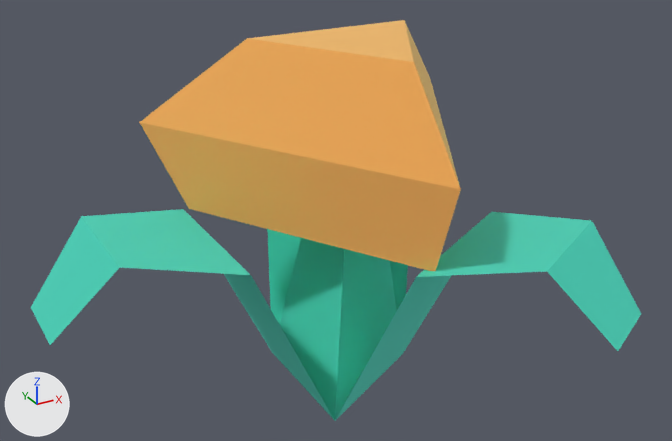
Before and after pictures for a commit that changed the glTF model packs/nature-kit/flower-yellowb.glb.
One viewpoint serves both versions: a 50 mm lens placed at (-0.179, -0.325, 0.191), pointed at (-0.005, -0.009, 0.033). Every picture has the same lights, and +X, +Y and +Z are marked at lower left. The first picture is the older version. Where no turn or scale is listed for an object, it has been applied to the vertices.

Names of what the first picture shows: 'flower_yellowB'.
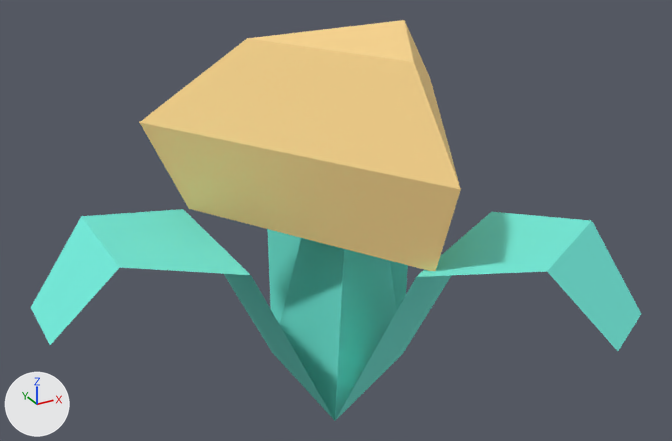
Diff of the bpy script that builds the scene:
```diff
--- a/packs/nature-kit/flower-yellowb.glb.py
+++ b/packs/nature-kit/flower-yellowb.glb.py
@@ mat_grass @@
 mat_grass.base_color = (0.173, 0.847, 0.722)  # cyan #73eddd
-mat_grass.metallic = 1.0
 mat_grass.roughness = 1.0
@@ mat_coloryellow @@
 mat_coloryellow.base_color = (0.996, 0.694, 0.278)  # beige #ffd990
-mat_coloryellow.metallic = 1.0
 mat_coloryellow.roughness = 1.0
@@ ob_tmpparent @@
-ob_tmpparent = bpy.data.objects.new('tmpParent', None)
-ob_tmpparent.location = (0.0, 0.0, 0.0)
```

What differs and where, as boxes (x1, y1, x2, y2) in the pictures (672 x 441 px):
'flower_yellowB', surface changed: (31, 20, 641, 420) in both
